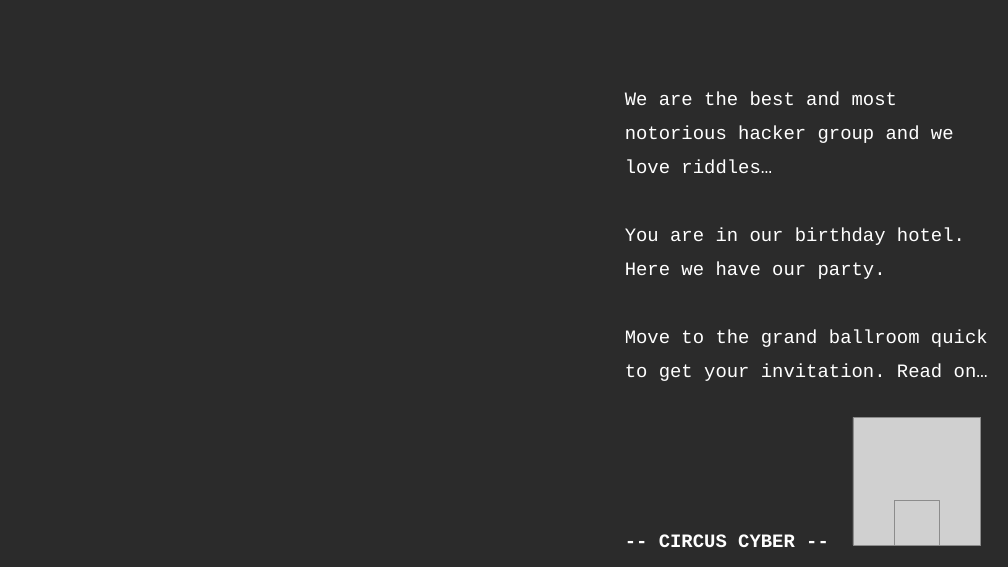
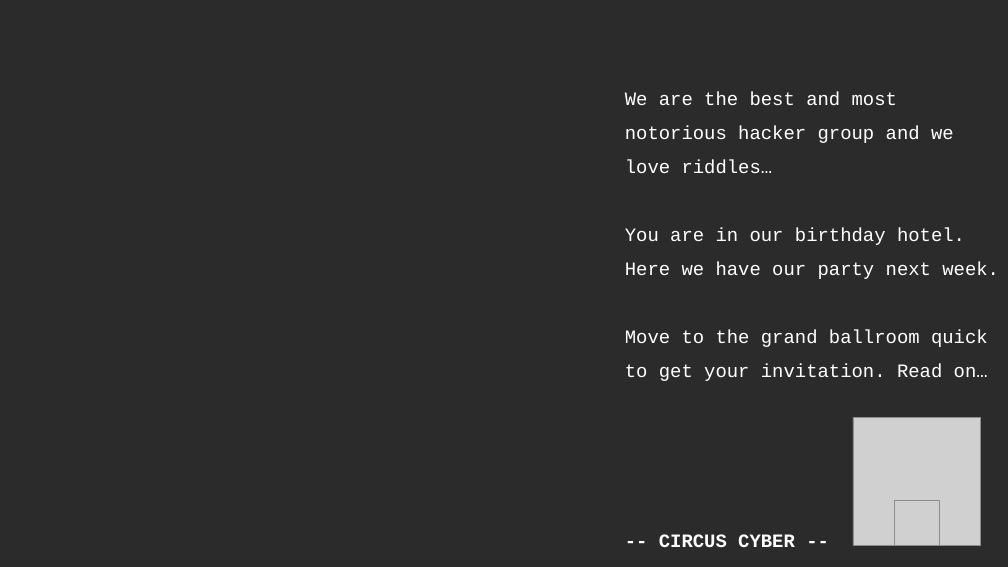
Before and after one commit to jdv-c2/challenge-3, a slide deck: slide 2 of hotel/solve-the-riddle.ppsx. Drawn at 1008x567 pixels with LibreOffice and Linux fonts; fonts in the diff are those of the drawing; grey boxes stand for pictures; background and template pictures are left out; a plain dark background stands for a picture behind light text. Boxes give left, top, right and bottom in pixels: in the first picture for what was removed or moved away, otherwise in the second. Text is boxed around its words. In the diff, an @@ line names an element or a change of style, - is before the commit and + after.

```diff
--- a/hotel/solve-the-riddle.ppsx
+++ b/hotel/solve-the-riddle.ppsx
@@ text at <box>625,262,999,279</box>: text changed @@
-Here we have our party.
+Here we have our party next week.
```
Also in this commit, not shown: 3 other slides changed.
